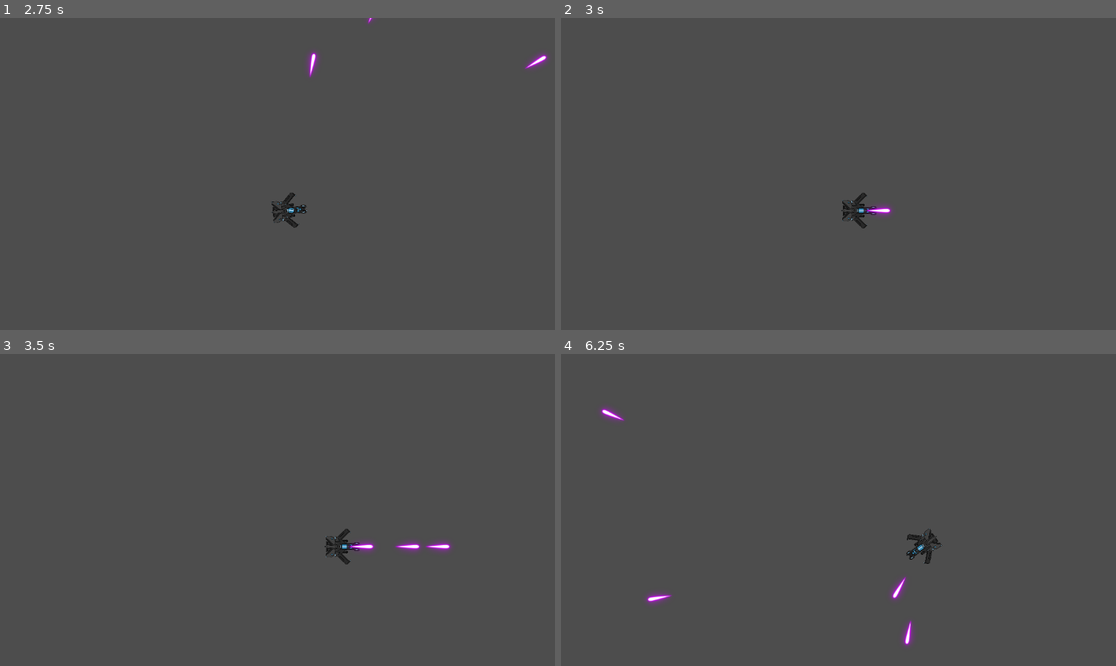
Above: before the commit, frames 1-4 (two rows, left to right).
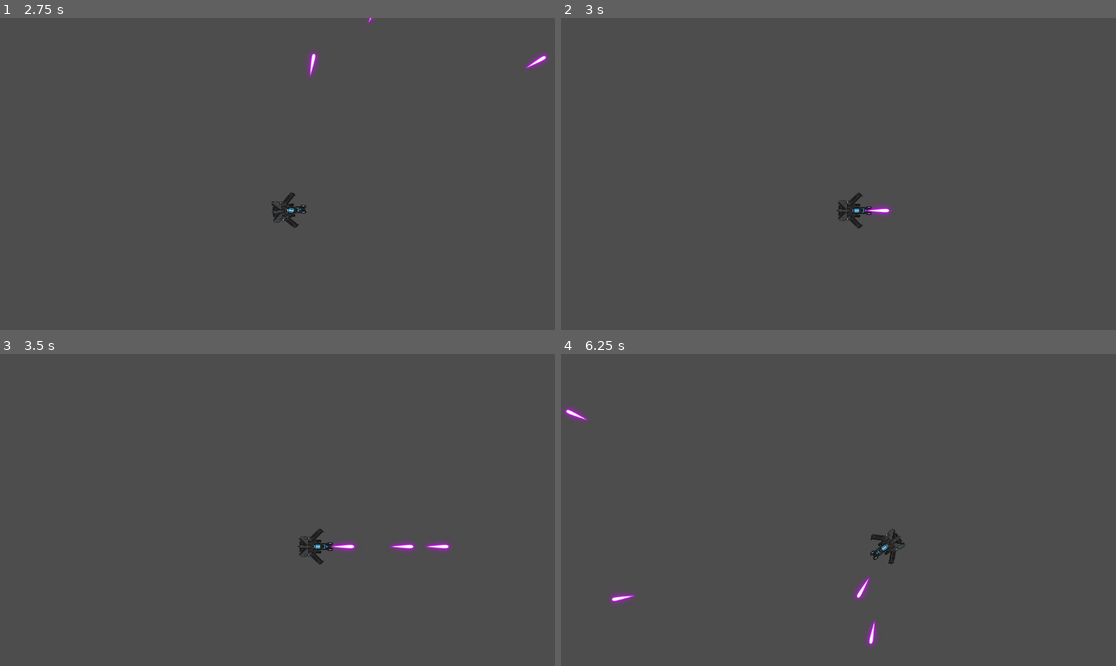
Above: after the commit, the same moments.

Repository: Hassan-A/Space-Fighter
Game: Godot game, scene res://Scenes/Main.tscn
The game is run twice, just before and just after one commit, with the same random seed, the same clock (stepped at 60 frames per second) and the same inputs.
Inputs:
- Up to frame 1 (2.75 s): tap Enter (ui_accept) at 0.5, 0.6, 0.77, 1.07, 1.35, 1.52, 1.82, 2.1 s; hold Right (ui_right) 0.53-1.28 s; hold Left (ui_left) 1.28-2.03 s; hold Right (ui_right) from 2.03 s (still down)
- Up to frame 2 (3 s): release Right (ui_right) at 2.78 s; hold Up (ui_up) from 2.78 s (still down); tap Enter (ui_accept) at 2.85 s
- Up to frame 3 (3.5 s): keep holding Up (ui_up); tap Enter (ui_accept) at 3.02, 3.32 s
- Up to frame 4 (6.25 s): release Up (ui_up) at 3.53 s; hold Left (ui_left) 3.53-5.78 s; tap Enter (ui_accept) at 3.6, 3.77, 4.07, 4.35, 4.52, 4.82, 5.1, 5.85, 6.02 s; hold Right (ui_right) from 5.78 s (still down)

Frame 1 is identical in both runs. In frame 2, 0.3% of the frame differs, in the area x 49-60%, y 56-68%; in frame 3, 0.7%; in frame 4, 1.5%, in the area x 0-69%, y 17-94%.

Commit message:
Add player collision

Diff:
--- a/scripts/player.gd
+++ b/scripts/player.gd
@@ -1,7 +1,6 @@
 extends CharacterBody2D
-
 var bulletSceen : PackedScene
-const SPEED = 20
+const SPEED = 10.0
 var degree = 0
 var xDirection = 1
 var yDirection = -1
@@ -9,8 +8,8 @@
 
 func _ready():
 	bulletSceen = preload("res://Prefabs/bullet.tscn")
-
 func _physics_process(delta):
+	# Handle Jump.
 	var direction = Vector2(0,0)
 
 	var rot = Input.get_axis("ui_left", "ui_right")
@@ -46,14 +45,19 @@
 		emit_signal("add_bullet",b)
 		b.position = position
 		b.rotation = rotation
-		print(b , " b.position: " , b.position)
 		var moveInX = sin(deg_to_rad(degree)) * xDirection
 		var moveInY = cos(deg_to_rad(degree)) * yDirection
 		var d = Vector2(moveInX,moveInY)
 		b.create(d)
+		#play sound
 
 	velocity = (velocity * 0.9) + direction * SPEED
+
 	if((velocity.x < 1 and velocity.x > -1) and (velocity.y < 1 and velocity.y > -1)):
 		velocity *= 0
 
 	move_and_slide()
+	for i in get_slide_collision_count():
+		var collision = get_slide_collision(i)
+		if(collision.get_collider().get_collision_layer() == 6):
+			collision.get_collider().explode()
Not shown: 2 places in Prefabs/player.tscn that only renumber resources
